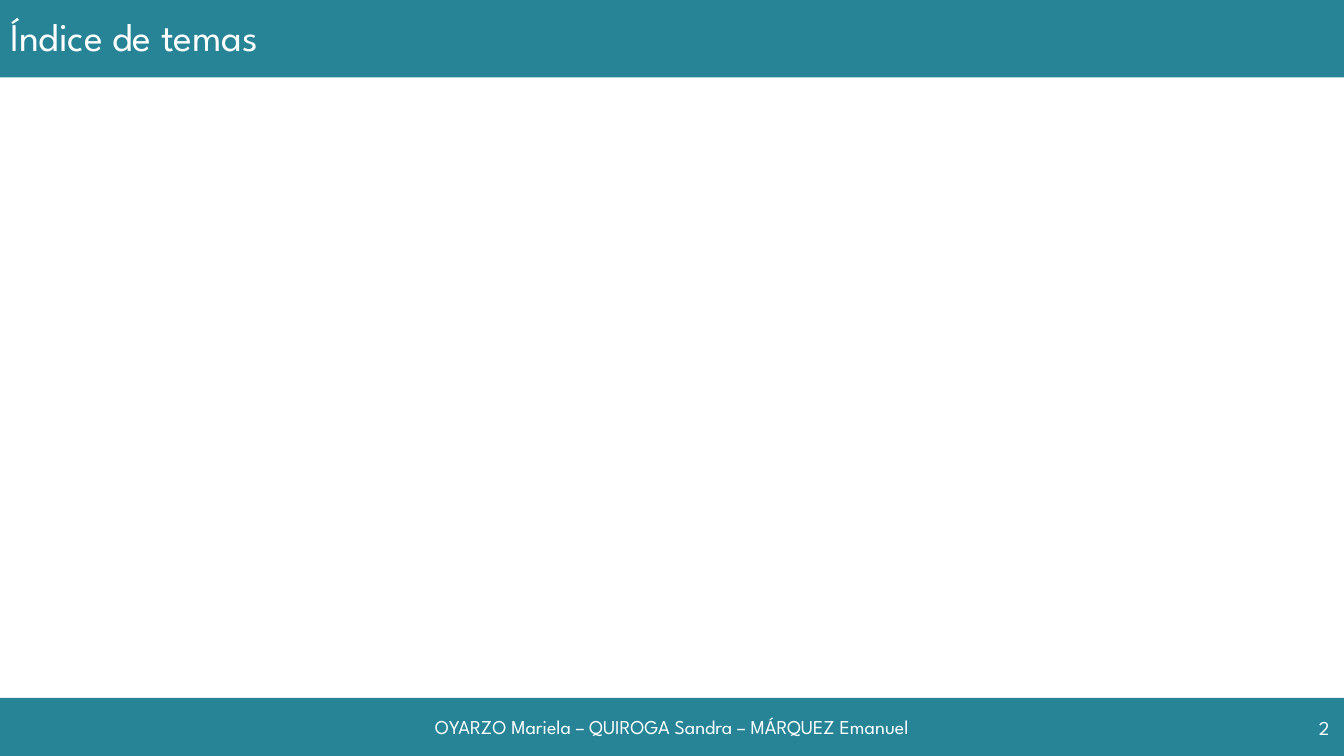
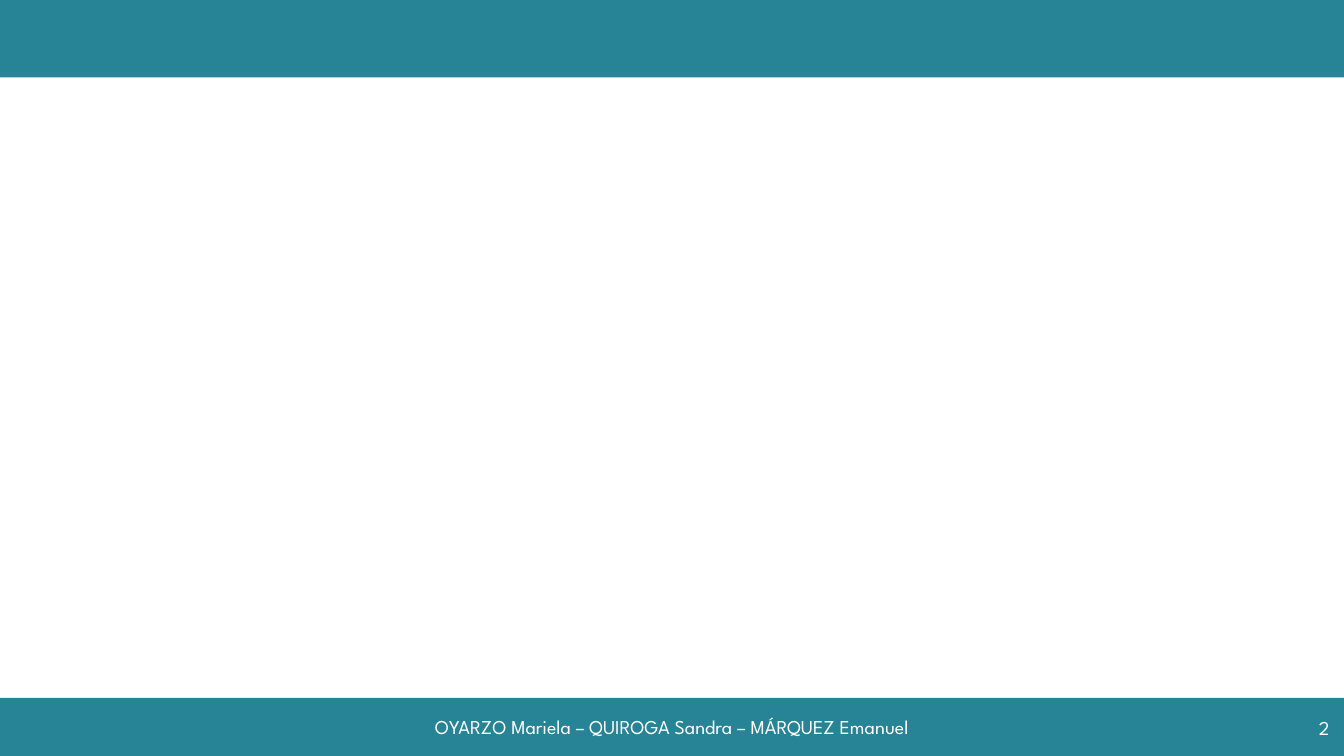
Before and after one commit to grupoyenu/yenu, a slide deck: slide 2 of 08. Presentaciones/Presentación 11.pptx. Drawn at 1344x756 pixels with LibreOffice and Linux fonts; fonts in the diff are those of the drawing; background and template pictures are left out. Boxes give left, top, right and bottom in pixels: in the first picture for what was removed or moved away, otherwise in the second. Text is boxed around its words. In the diff, an @@ line names an element or a change of style, - is before the commit and + after.

```diff
--- a/08. Presentaciones/Presentación 11.pptx
+++ b/08. Presentaciones/Presentación 11.pptx
@@ title removed at box(10, 18, 258, 52) @@
-Índice de temas
```
Also in this commit, not shown: 3 slides added.
